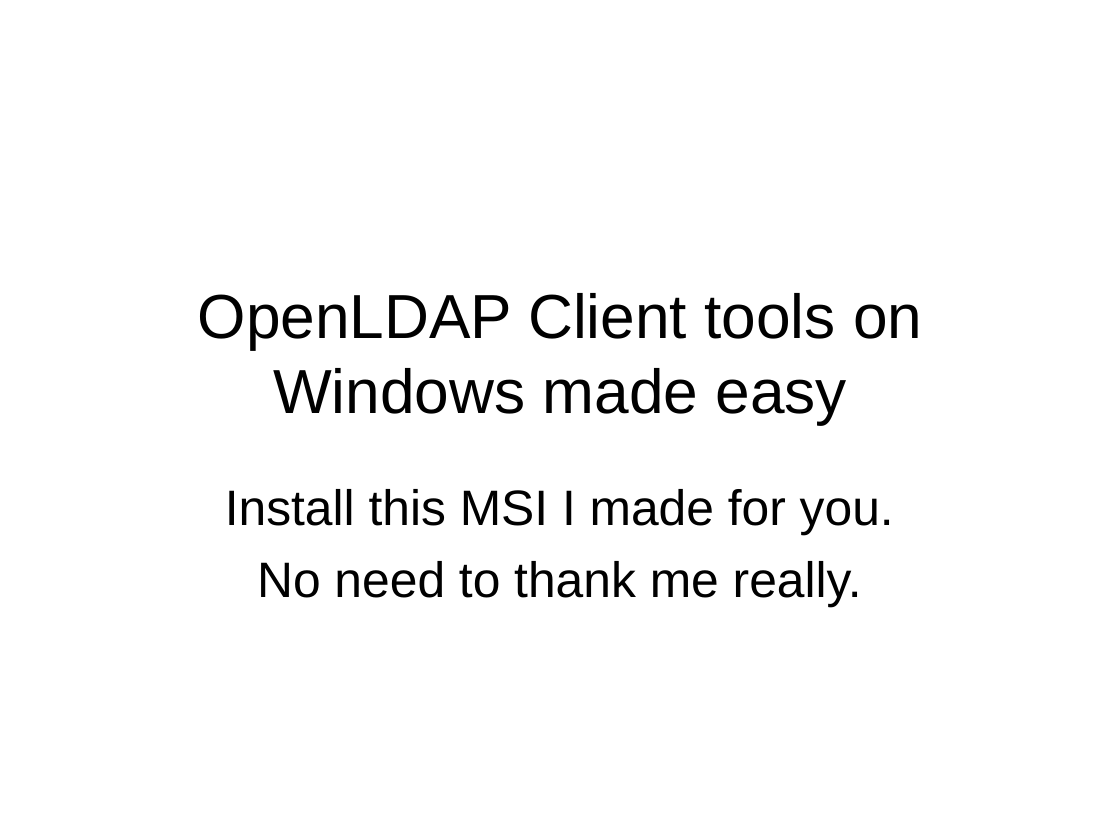
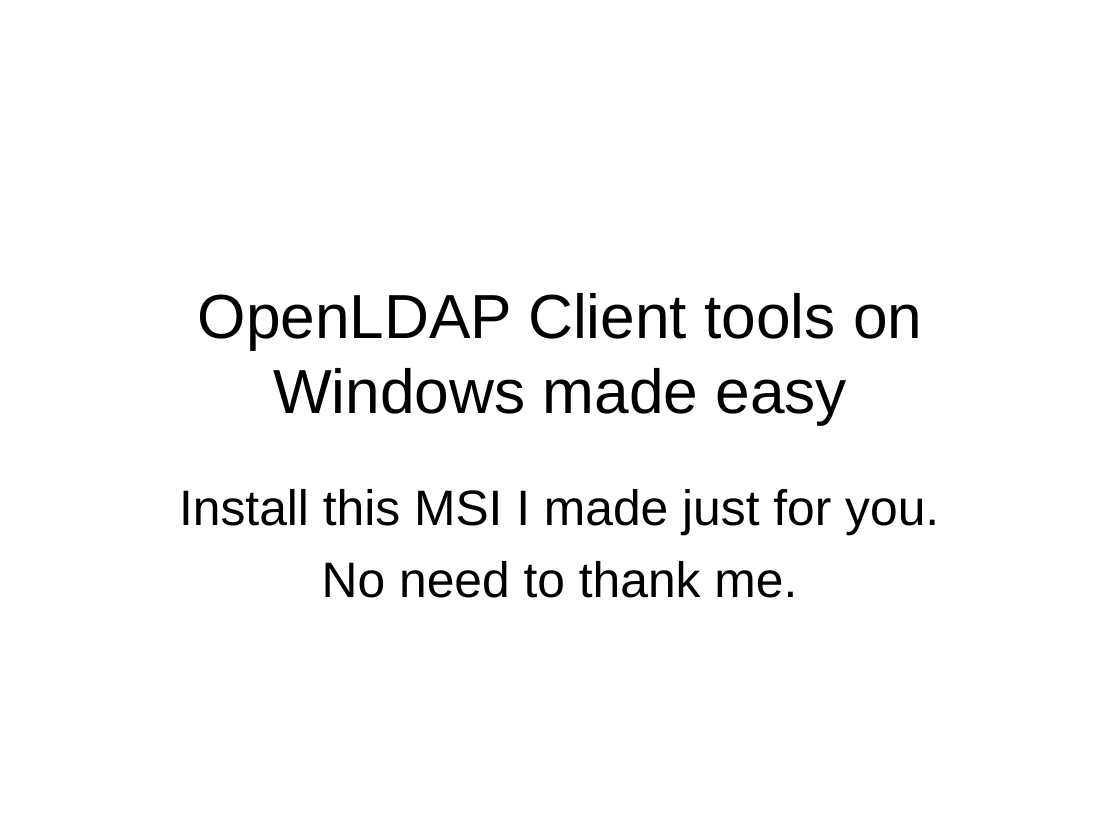
Before and after one commit to LIPHP/LDAP-Talk, a slide deck: slide 18 of Docs/LIPHP-Using LDAP with PHP.ppt. Drawn at 1120x840 pixels with LibreOffice and Linux fonts; fonts in the diff are those of the drawing. Boxes give left, top, right and bottom in pixels: in the first picture for what was removed or moved away, otherwise in the second. Text is boxed around its words. In the diff, an @@ line names an element or a change of style, - is before the commit and + after.

```diff
--- a/Docs/LIPHP-Using LDAP with PHP.ppt
+++ b/Docs/LIPHP-Using LDAP with PHP.ppt
@@ subtitle at (179,489,939,598): text changed @@
-Install this MSI I made for you.
-No need to thank me really.
+Install this MSI I made just for you.
+No need to thank me.
```
Also in this commit, not shown: 6 other slides changed, 30 slides added, 9 slides removed.
